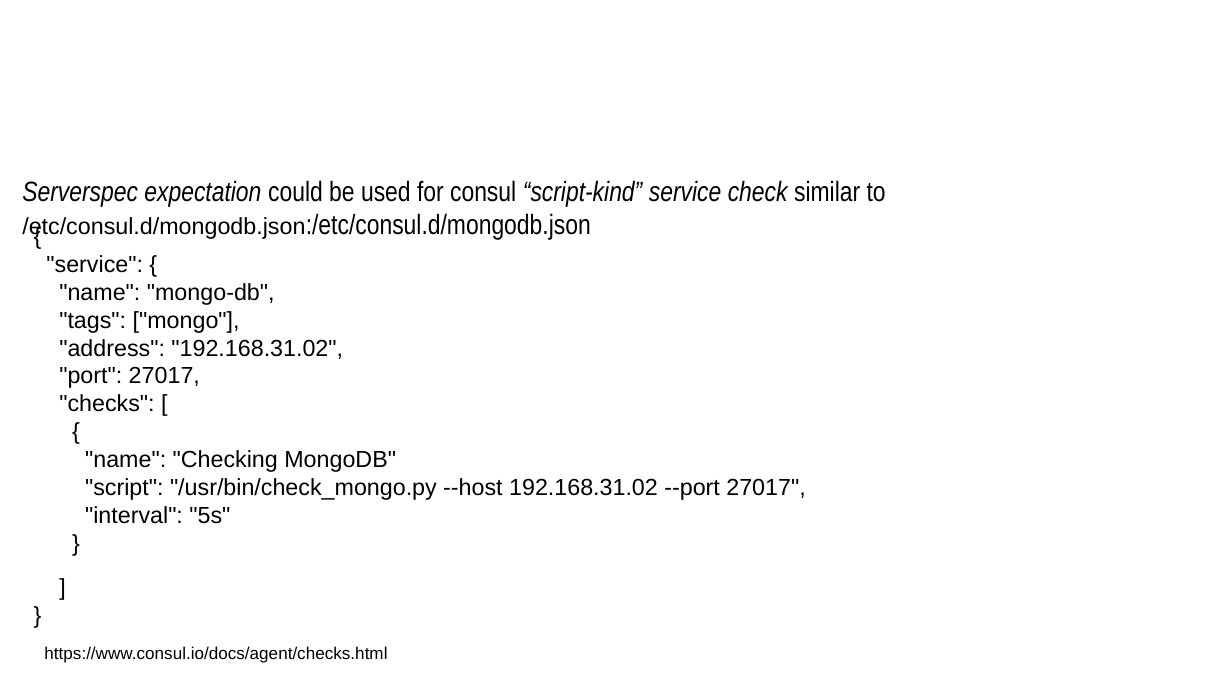
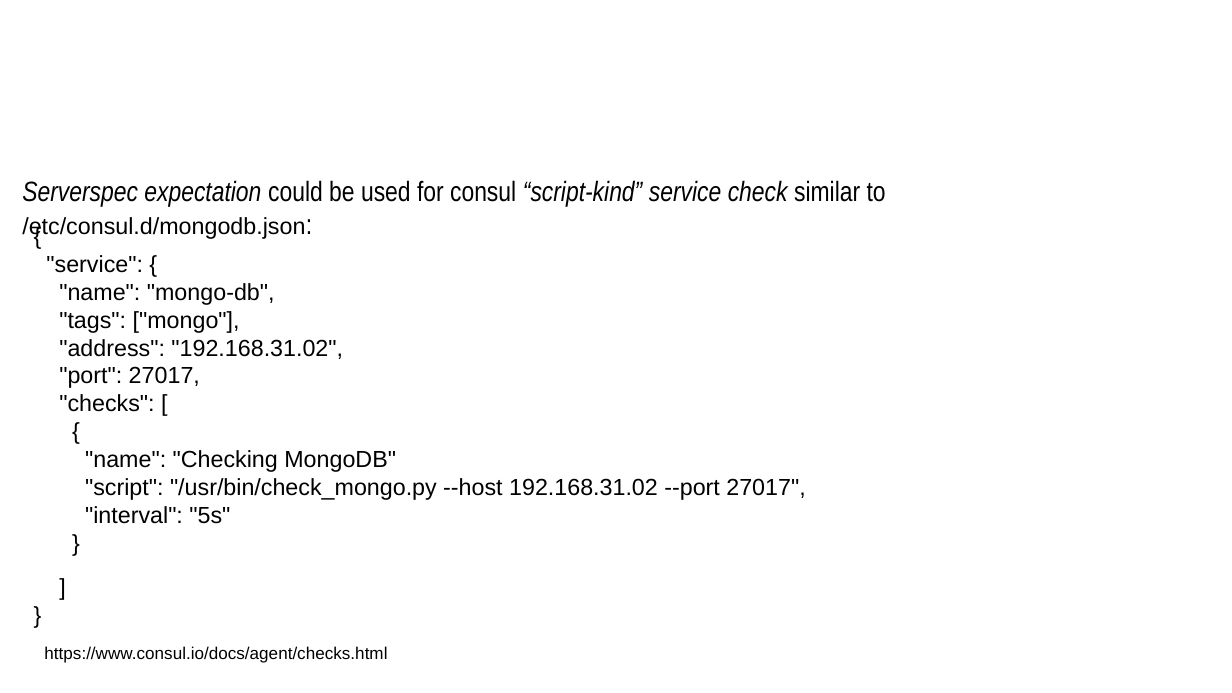
Before and after one commit to sergueik/uru_serverspec, a slide deck: slide 27 of Serverspec Integration in Cloud Provision.odp (slide 21 before the commit). Drawn at 1232x693 pixels with LibreOffice and Linux fonts; fonts in the diff are those of the drawing; background and template pictures are left out. Boxes give left, top, right and bottom in pixels: in the first picture for what was removed or moved away, otherwise in the second. Text is boxed around its words. In the diff, an @@ line names an element or a change of style, - is before the commit and + after.

```diff
--- a/Serverspec Integration in Cloud Provision.odp
+++ b/Serverspec Integration in Cloud Provision.odp
@@ text at (22,180,886,240): text changed @@
-Serverspec expectation could be used for consul “script-kind” service check similar to /etc/consul.d/mongodb.json:/etc/consul.d/mongodb.json
+Serverspec expectation could be used for consul “script-kind” service check similar to /etc/consul.d/mongodb.json:
```
Also in this commit, not shown: 10 other slides changed, 9 slides added, 1 slide removed, 1 other file.
